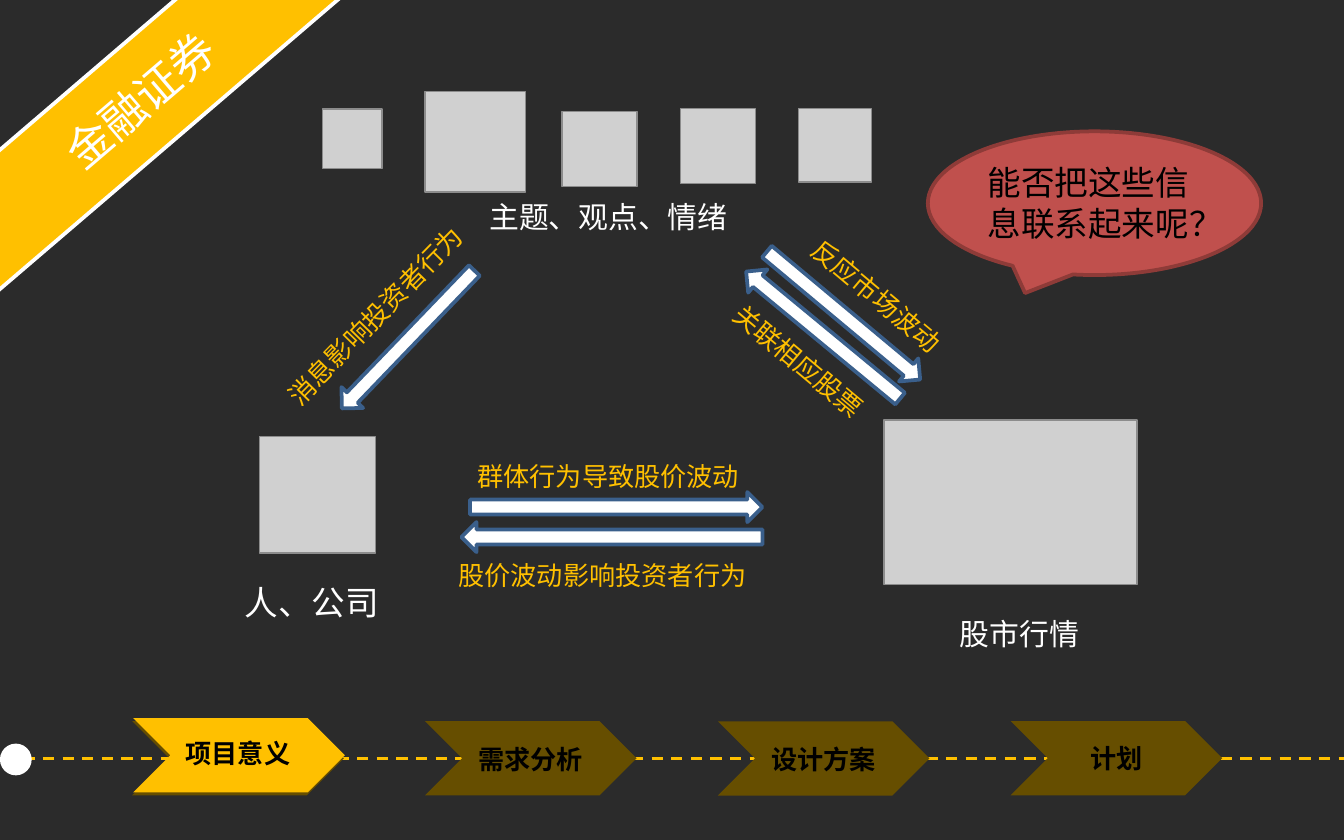
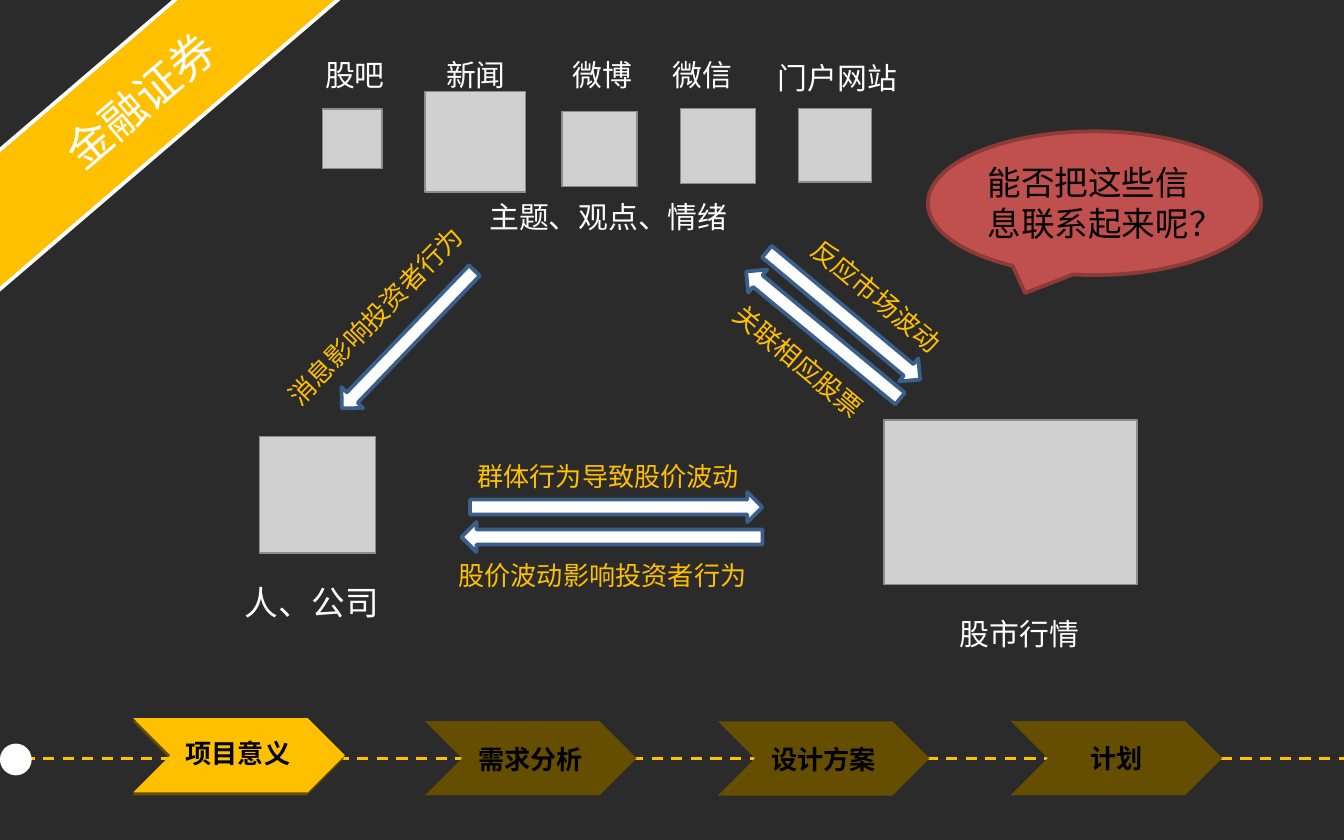
Before and after one commit to yyHaker/NamedEntityRecognition, a slide deck: slide 4 of files/report/projectreport/PPT模板/毕业答辩——yyhaker.pptx. Drawn at 1344x840 pixels with LibreOffice and Linux fonts; fonts in the diff are those of the drawing; grey boxes stand for pictures; background and template pictures are left out; a plain dark background stands for a picture behind light text. Boxes give left, top, right and bottom in pixels: in the first picture for what was removed or moved away, otherwise in the second. Text is boxed around its words. In the diff, an @@ line names an element or a change of style, - is before the commit and + after.

```diff
--- a/files/report/projectreport/PPT模板/毕业答辩——yyhaker.pptx
+++ b/files/report/projectreport/PPT模板/毕业答辩——yyhaker.pptx
@@ text added at (325,62,385,89), 16 pt, text #FFFFFF @@
+股吧
@@ text added at (446,61,506,94), 16 pt, text #FFFFFF @@
+新闻
@@ text added at (573,61,633,89), 16 pt, text #FFFFFF @@
+微博
@@ text added at (673,61,733,89), 16 pt, text #FFFFFF @@
+微信
@@ text added at (778,64,897,92), 16 pt, text #FFFFFF @@
+门户网站
```
Also in this commit, not shown: 4 other slides changed, 2 other files.
